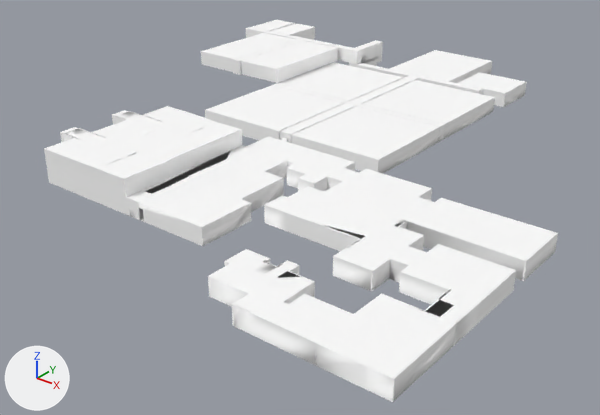
A saved change to the FBX model Assets/TestMap/ステージ.fbx.
Before and after are seen from a 50 mm camera at (87.1, -78.5, 55.8) aimed at (0.8, 29.4, -11.0). The axes (+X, +Y, +Z) are drawn at lower left. The lights are the same throughout. Where no turn or scale is listed for an object, it has been applied to the vertices. Vertices at the same position are counted once.

The scene before the commit, as lines of its bpy script (objects in view):
```python
me_gridbox_default_2_003 = bpy.data.meshes.new('GridBox_Default 2.003')
me_gridbox_default_2_003.from_pydata(...)  # 2660 vertices, 3108 faces; spans x -27.8..74.5, y -31.3..81.5, z 0.0..6.1
me_gridbox_default_2_003.materials.append(mat_gridbox_default_2_001)  # its picture is missing
me_gridbox_default_2_004 = bpy.data.meshes.new('GridBox_Default 2.004')
me_gridbox_default_2_004.from_pydata(...)  # 28 vertices, 25 faces; spans x 0.1..10.2, y 47.3..68.8, z 3.1..6.1
me_gridbox_default_2_004.materials.append(mat_gridbox_default_2_001)  # its picture is missing
ob_stairs_001 = bpy.data.objects.new('Stairs.001', me_gridbox_default_2_003)
ob_stairs_001.location = (-23.0, 12.6, 0.0)
ob_stairs_004 = bpy.data.objects.new('Stairs.004', me_gridbox_default_2_004)
ob_stairs_004.location = (-32.4, 3.2, 0.0)
```
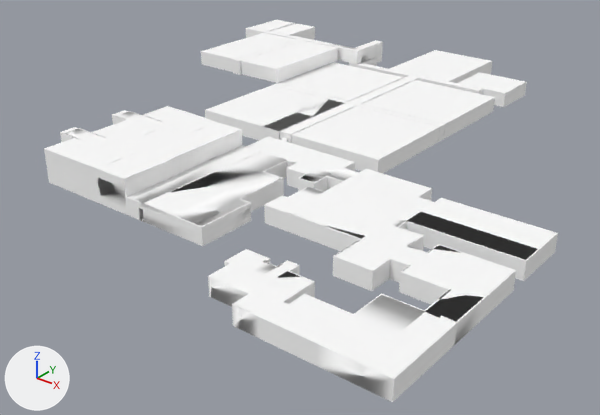
Where the change shows, as pixel boxes (x1, y1, x2, y2) in the pictures (600 x 415 px):
part 1 of me_gridbox_default_2_003, built on: before (167, 165, 198, 180); after (76, 85, 558, 324)
part 2 of me_gridbox_default_2_003, added: after (444, 97, 495, 139)
'Stairs.004', unchanged, covered by the edit: before (241, 41, 338, 83)

The edits, one by one:
me_gridbox_default_2_003 is used by ob_stairs_001; location (-23.0, 12.6, 0.0).
me_gridbox_default_2_003 had 2660 vertices, 3108 faces and spanned x -27.8..74.5, y -31.3..81.5, z 0.0..6.1.
me_gridbox_default_2_003 now has 3097 vertices, 3686 faces and spans x -27.8..74.5, y -31.3..81.5, z 0.0..6.1.
me_gridbox_default_2_003 part 1: 2 vertices moved within x 19.3, y -8.4, z 3.0; 3 vertices removed from x 13.2..20.0, y -13.1..6.9, z 0.0..3.0; 397 vertices added at x -3.0..74.5, y -19.4..36.2, z 2.0..3.0.
me_gridbox_default_2_003 part 2: 5 vertices added at x 40.8, y 38.1..58.0, z 0.0..2.0.
